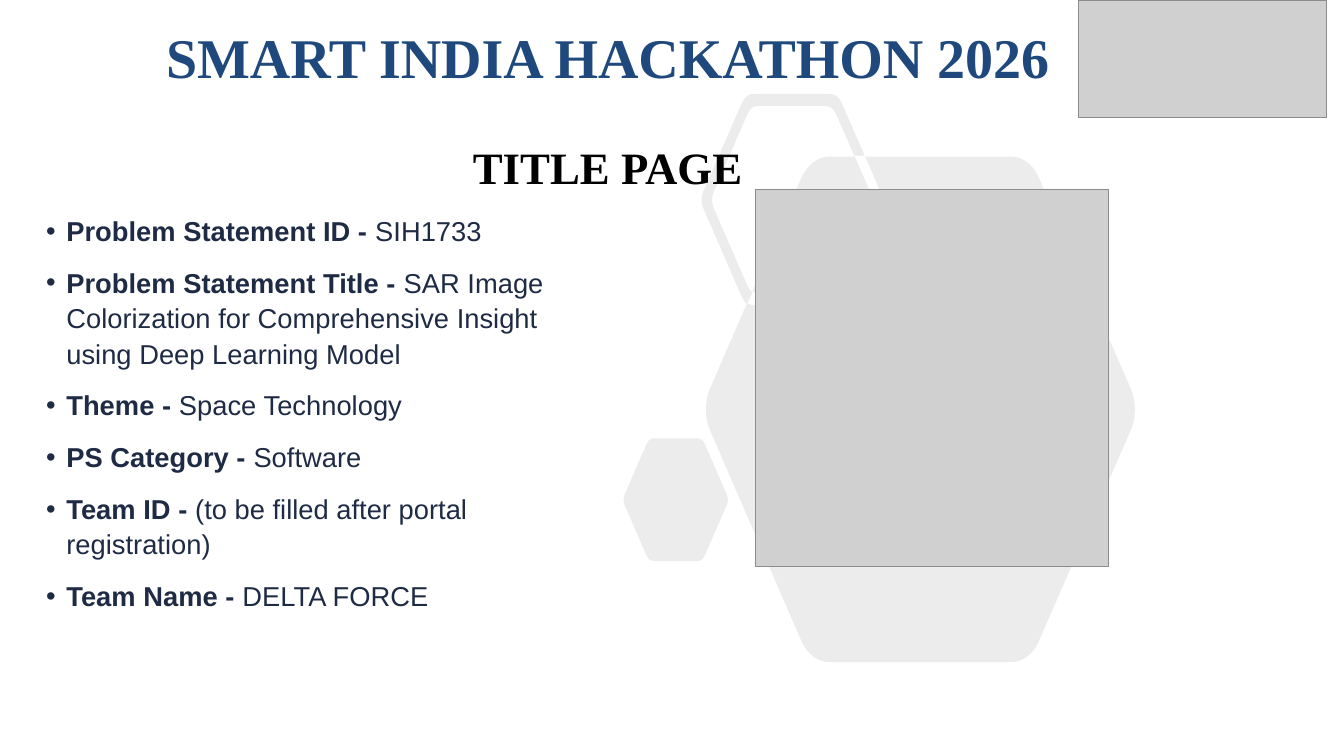
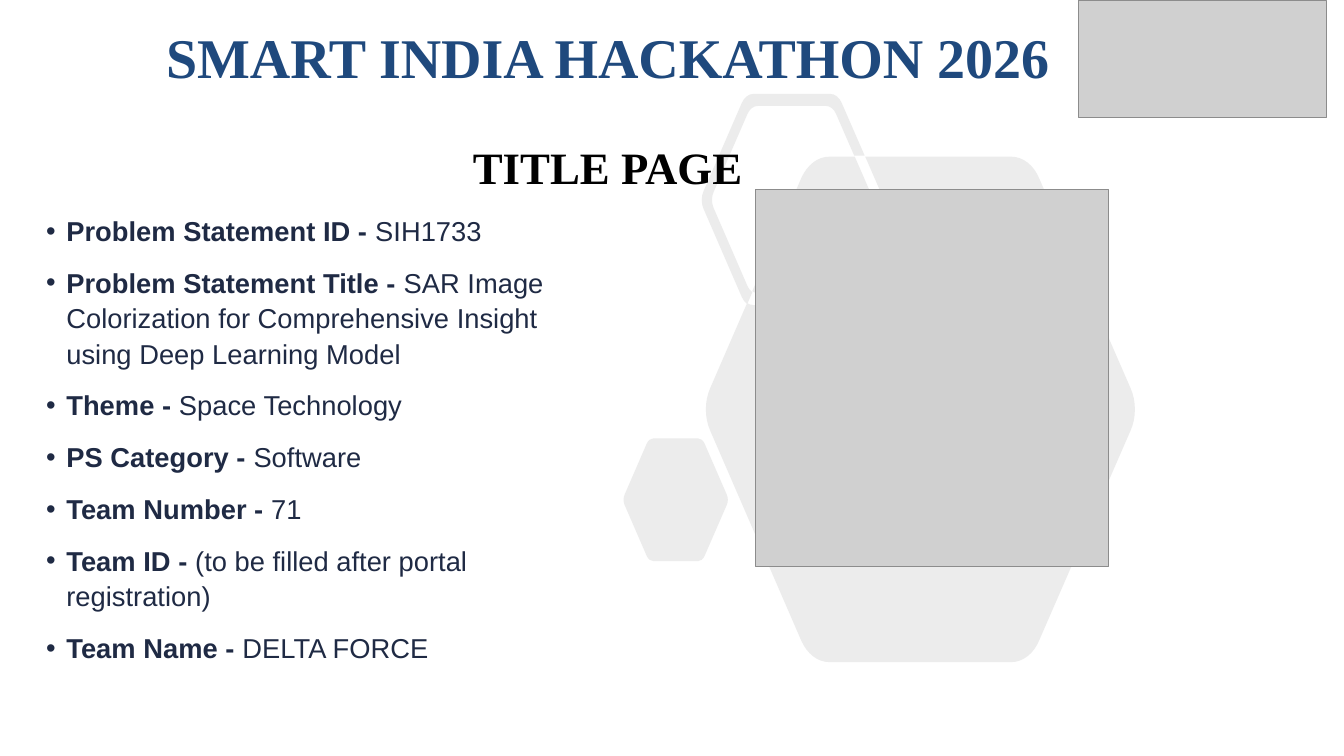
Before and after one commit to AKSAATHWIK/chromasar, a slide deck: slide 1 of SIH2026-DeltaForce-SIH1733-SAR-Colorization.pptx. Drawn at 1344x756 pixels with LibreOffice and Linux fonts; fonts in the diff are those of the drawing; grey boxes stand for pictures. Boxes give left, top, right and bottom in pixels: in the first picture for what was removed or moved away, otherwise in the second. Text is boxed around its words. In the diff, an @@ line names an element or a change of style, - is before the commit and + after.

```diff
--- a/SIH2026-DeltaForce-SIH1733-SAR-Colorization.pptx
+++ b/SIH2026-DeltaForce-SIH1733-SAR-Colorization.pptx
@@ text at [66,499,301,520]: paragraph added @@
+• Team Number - 71
```
Also in this commit, not shown: 6 other files.
